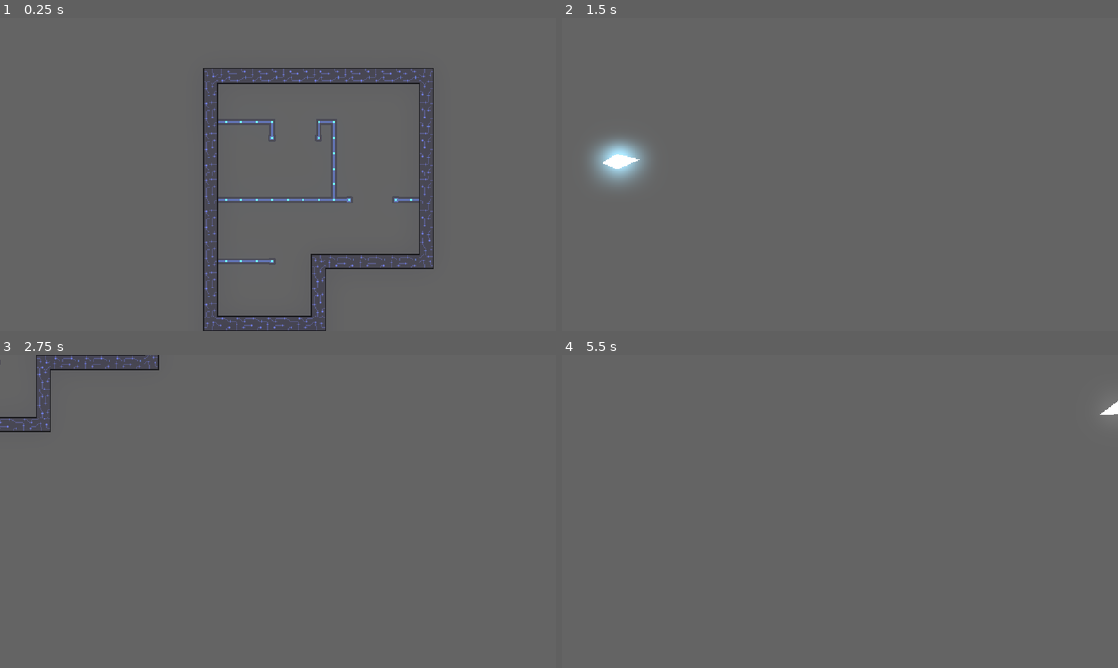
Above: before the commit, frames 1-4 (two rows, left to right).
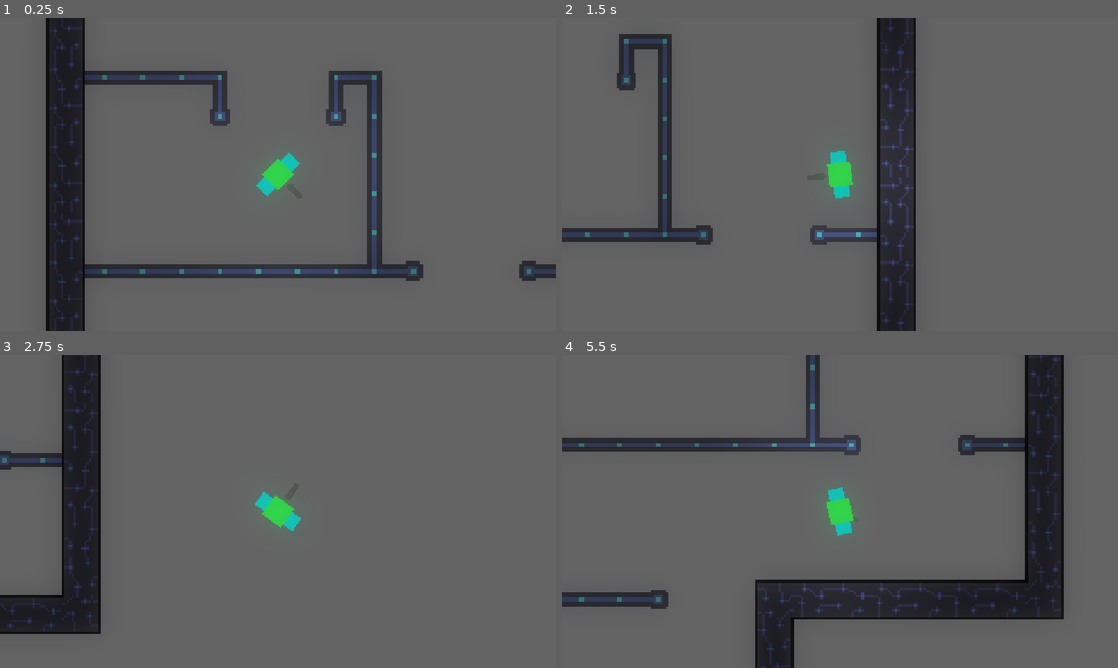
Above: after the commit, the same moments.

Repository: BakedLight/brainless-game-jam-project
Game: Godot game, scene res://Level/level.tscn
Two runs of this game, one before a commit and one after it. Both use one fixed random seed, a clock stepped at 60 frames per second and the inputs below.
Inputs (mouse positions are in pixels of both pictures, inside the frame that each line leads up to):
- Up to frame 1 (0.25 s): no input
- Up to frame 2 (1.5 s): move the mouse to (962, 158) at 0.52 s; hold D (right) 0.53-1.28 s; hold Shift (sprint) 0.53-1.28 s; move the mouse to (728, 190) at 1.27 s; hold S (downward) from 1.28 s (still down); click (728, 190) at 1.35 s
- Up to frame 3 (2.75 s): tap Shift (sprint) at 1.55 s; move the mouse to (333, 442) at 2.02 s; release S (downward) at 2.03 s; hold D (right) from 2.03 s (still down); hold Shift (sprint) from 2.03 s (still down); right-click (333, 442) at 2.1 s
- Up to frame 4 (5.5 s): move the mouse to (812, 574) at 2.77 s; release D (right) at 2.78 s; release Shift (sprint) at 2.78 s; hold W (upward) 2.78-3.53 s; tap Shift (sprint) at 2.85, 4.55 s; move the mouse to (1006, 558) at 3.52 s; hold Shift (sprint) 3.53-4.28 s; hold A (left) 3.53-5.03 s; move the mouse to (673, 464) at 4.27 s; click (673, 464) at 4.35 s; move the mouse to (867, 511) at 5.02 s; hold S (downward) from 5.03 s (still down); hold Shift (sprint) from 5.03 s (still down); right-click (867, 511) at 5.1 s

The runs differ from the first frame. In frame 1, 21% of the frame differs, in the area x 8-100%, y 0-100%; in frame 2, 13%; in frame 3, 10%; in frame 4, 18%.

Commit message:
Tweaked some values
Played with the scale of already built stuff to make it match with the art

Diff:
--- a/Gun/Weapons/Revolver/revolver.tscn
+++ b/Gun/Weapons/Revolver/revolver.tscn
@@ -3,6 +3,7 @@
 [ext_resource type="Script" uid="uid://bbpbdthkafyoj" path="res://Gun/Weapons/Revolver/revolver.gd" id="1_00meh"]
 
 [node name="Revolver" type="Polygon2D" unique_id=1648468125]
+scale = Vector2(0.2, 0.2)
 color = Color(0.30980393, 0.30980393, 0.30980393, 1)
 offset = Vector2(-48, -24)
 polygon = PackedVector2Array(35, 31, 30, 27, 30, 21, 35, 17, 69, 19, 69, 29)
--- a/Gun/bullet.tscn
+++ b/Gun/bullet.tscn
@@ -4,8 +4,8 @@
 [ext_resource type="Texture2D" uid="uid://cfrujs78b84r0" path="res://Assets/Lights/Light circle.png" id="2_gof56"]
 
 [sub_resource type="CapsuleShape2D" id="CapsuleShape2D_eg0p3"]
-radius = 6.0
-height = 28.0
+radius = 0.99999994
+height = 8.0
 
 [node name="bullet" type="Area2D" unique_id=475730039]
 modulate = Color(2.454227, 2.454227, 2.454227, 1)
@@ -14,19 +14,22 @@
 script = ExtResource("1_xda6o")
 
 [node name="CollisionShape2D" type="CollisionShape2D" parent="." unique_id=1197552922]
+position = Vector2(-1, 0)
 rotation = 1.5707964
 shape = SubResource("CapsuleShape2D_eg0p3")
 
 [node name="Polygon2D" type="Polygon2D" parent="." unique_id=1492918551]
-position = Vector2(16, 0)
+position = Vector2(2.3841858e-07, 0)
+scale = Vector2(0.2, 0.2)
 color = Color(0.52156866, 0.8352941, 1, 1)
+offset = Vector2(15.0000105, 0)
 polygon = PackedVector2Array(-40, 0, -16, -8, 0, 0, -16, 8)
 
 [node name="PointLight2D" type="PointLight2D" parent="." unique_id=1246207049]
 color = Color(0.52508664, 1, 0.90982777, 1)
 energy = 0.2
 texture = ExtResource("2_gof56")
-texture_scale = 0.3
+texture_scale = 0.05
 
 [node name="LifeTime" type="Timer" parent="." unique_id=2129019389]
 wait_time = 5.0
--- a/Level/level.tscn
+++ b/Level/level.tscn
@@ -77,12 +77,7 @@
 tile_map_data = PackedByteArray("AAABAAAAAAACAAAAAAACAAAAAAABAAAAAAADAAAAAAACAAAAAAAEAAAAAAABAAAAAAAFAAAAAAACAAAAAAAGAA …(880 unchanged characters)…
 tile_set = SubResource("TileSet_d6qko")
 
-[node name="Player" parent="." unique_id=281525179 instance=ExtResource("2_uawph")]
-visible = false
-position = Vector2(78, 110)
-
 [node name="DirectionalLight2D" type="DirectionalLight2D" parent="." unique_id=140615216]
-visible = false
 color = Color(0.40784314, 0.40784314, 0.40784314, 1)
 energy = 1.5
 blend_mode = 1
@@ -115,3 +110,6 @@
 rotation = -3.1373007
 
 [node name="Shooter1" parent="Path2D2/PathFollow2D" unique_id=1015433461 instance=ExtResource("4_52x1o")]
+
+[node name="Player" parent="." unique_id=281525179 instance=ExtResource("2_uawph")]
+position = Vector2(96, 96)
--- a/Player/player.gd
+++ b/Player/player.gd
@@ -3,10 +3,11 @@
 signal shoot(object, pos, dir)
 
 var direction: Vector2 = Vector2.ZERO
-@export var normal_speeed: int = 300
-@export var sprint_speed: int = 600
+@export var normal_speeed: int = 75
+@export var sprint_speed: int = 150
 
-var current_speed:int = 300
+var current_speed:int = 50
+
 
 var current_special:String = "knife"
 
--- a/Player/player.tscn
+++ b/Player/player.tscn
@@ -229,7 +229,7 @@
 }
 
 [sub_resource type="RectangleShape2D" id="RectangleShape2D_ogq8d"]
-size = Vector2(96, 31.999996)
+size = Vector2(18.25, 6)
 
 [node name="Player" type="CharacterBody2D" unique_id=281525179]
 collision_mask = 54
@@ -261,26 +261,26 @@
 polygon = PackedVector2Array(-16, -4, -37, -4, -37, 4, -16, 4)
 
 [node name="CollisionShape2D" type="CollisionShape2D" parent="." unique_id=255355832]
-position = Vector2(2.3841858e-07, 0)
 rotation = 1.5707964
 shape = SubResource("RectangleShape2D_ogq8d")
 
 [node name="Polygon2D2" type="Polygon2D" parent="." unique_id=1437679015]
-scale = Vector2(0.5, 2)
+scale = Vector2(0.2, 0.2)
 color = Color(0, 0.919682, 0.8665236, 1)
-polygon = PackedVector2Array(-32, -24, 32, -24, 32, 12, 32, 24, -32, 24)
+polygon = PackedVector2Array(-16, -48, 16, -48, 16, 48, -16, 48)
 
 [node name="Polygon2D" type="Polygon2D" parent="." unique_id=495894281]
+scale = Vector2(0.2, 0.2)
 color = Color(0.1680183, 0.9977989, 0.24269372, 1)
 polygon = PackedVector2Array(-24, -24, 24, -24, 24, 24, -24, 24)
 
 [node name="Camera2D" type="Camera2D" parent="." unique_id=304923494]
-zoom = Vector2(2, 2)
+zoom = Vector2(5, 5)
 
 [node name="PointLight2D" type="PointLight2D" parent="." unique_id=1107612026]
 energy = 0.4
 texture = ExtResource("3_gwnis")
-texture_scale = 1.5
+texture_scale = 0.2
 
 [node name="BulletPos" type="Marker2D" parent="." unique_id=1955019788]
-position = Vector2(57, 0)
+position = Vector2(17, 0)
--- a/Projectiles/knife.tscn
+++ b/Projectiles/knife.tscn
@@ -4,7 +4,7 @@
 [ext_resource type="Script" uid="uid://bhef3mvtel06f" path="res://Projectiles/knife.gd" id="1_qdyf7"]
 
 [sub_resource type="RectangleShape2D" id="RectangleShape2D_ogq8d"]
-size = Vector2(56, 12)
+size = Vector2(14, 3)
 
 [node name="Knife" type="Area2D" unique_id=1847607536]
 collision_layer = 8
@@ -12,16 +12,18 @@
 script = ExtResource("1_qdyf7")
 
 [node name="CollisionShape2D" type="CollisionShape2D" parent="." unique_id=861839869]
-position = Vector2(12, 0)
+position = Vector2(0, 0.5)
 shape = SubResource("RectangleShape2D_ogq8d")
 
 [node name="SharpPart" type="Polygon2D" parent="." unique_id=1053216329]
-position = Vector2(0, -2)
+position = Vector2(0, -2.3841858e-07)
+scale = Vector2(0.2, 0.2)
 color = Color(2.454227, 2.454227, 2.454227, 1)
 polygon = PackedVector2Array(40, 8, -8, 8, -16, 4, -16, -4, 22, -4)
 
 [node name="Handle" type="Polygon2D" parent="." unique_id=1679265873]
-position = Vector2(0, -2)
+position = Vector2(0, -2.3841858e-07)
+scale = Vector2(0.2, 0.2)
 color = Color(0.86663747, 0.510617, 0.47427702, 1)
 polygon = PackedVector2Array(-16, -4, -37, -4, -37, 4, -16, 4)
 
@@ -29,7 +31,7 @@
 color = Color(1.8247963, 1.8247963, 1.8247963, 1)
 energy = 0.2
 texture = ExtResource("1_3ikni")
-texture_scale = 0.3
+texture_scale = 0.05
 
 [node name="LifeTime" type="Timer" parent="." unique_id=1696294538]
 wait_time = 5.0
